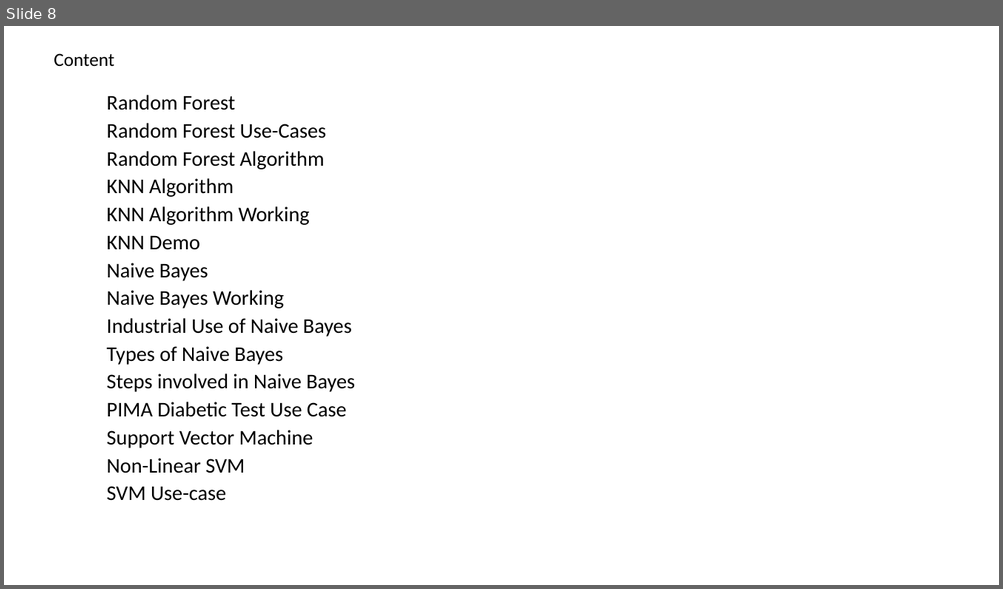
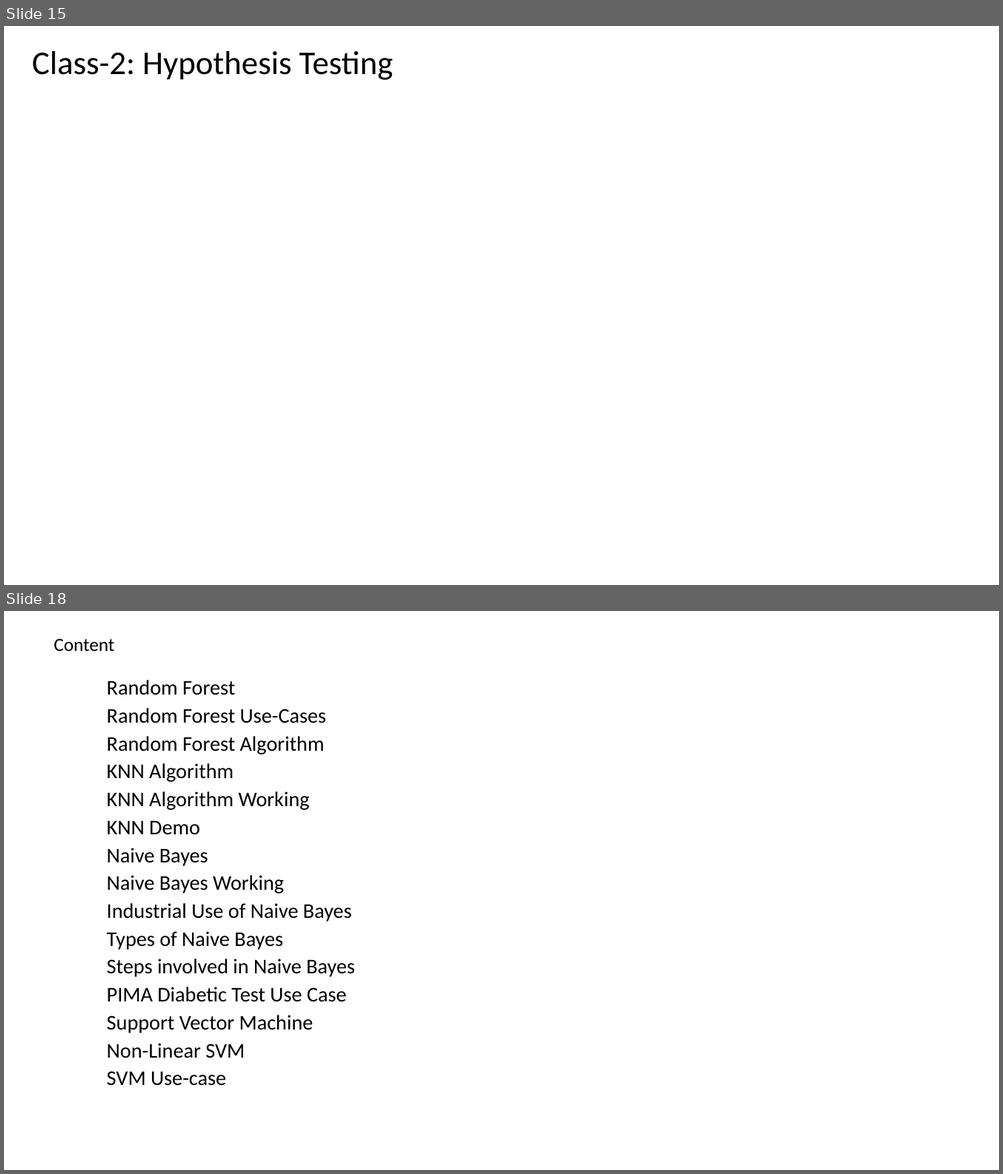
Before and after one commit to renshan2/accesspy, a slide deck: AI-ML-DL/Machine Learning.pptx. Shown one above the other, each under a label of ours: slide 8 before the commit, slides 15 and 18 after it; the slides between them are not shown. The pictures are 1003x589 and 1003x1174 pixels, drawn with LibreOffice and Linux fonts; fonts in the diff are those of the drawing. Boxes give left, top, right and bottom in pixels: in the first picture for what was removed or moved away, otherwise in the second. Text is boxed around its words. In the diff, an @@ line names an element or a change of style, - is before the commit and + after.

```diff
--- a/AI-ML-DL/Machine Learning.pptx
+++ b/AI-ML-DL/Machine Learning.pptx
@@ slide 15 added at bbox=[4, 26, 999, 585], background #FFFFFF @@
@@ text added at bbox=[32, 51, 393, 80], 32 pt, text #000000 @@
+Class-2: Hypothesis Testing
@@ what was slide 8 is now slide 18 @@
```
Also in this commit, not shown: 4 slides changed, 10 other slides added, 1 slide removed, 4 other files.
